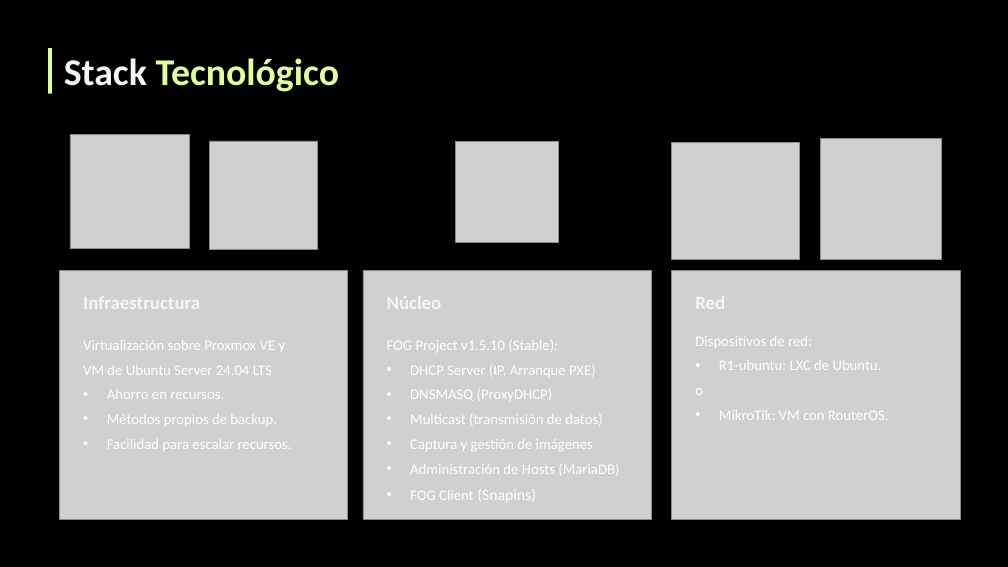
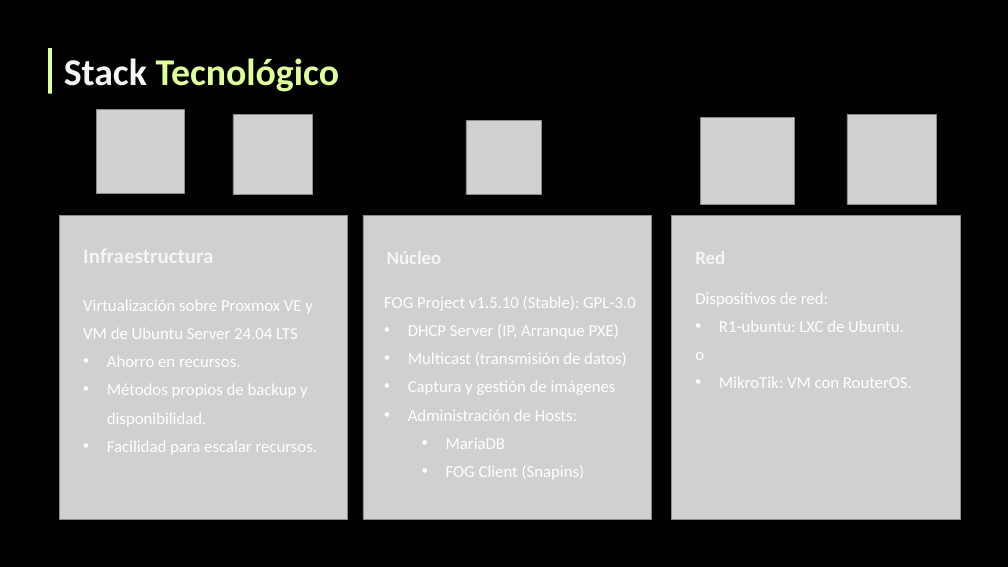
Before and after one commit to cristobal90palma/fog_project_2ASIR_2025-26, a slide deck: slide 4 of Documentación/Presentación.pptx. Drawn at 1008x567 pixels with LibreOffice and Linux fonts; fonts in the diff are those of the drawing; grey boxes stand for pictures. Boxes give left, top, right and bottom in pixels: in the first picture for what was removed or moved away, otherwise in the second. Text is boxed around its words. In the diff, an @@ line names an element or a change of style, - is before the commit and + after.

```diff
--- a/Documentación/Presentación.pptx
+++ b/Documentación/Presentación.pptx
@@ picture: place and size @@
-picture at (70,135,190,249)
+picture at (96,110,185,194)
@@ picture: place and size @@
-picture at (209,141,318,250)
+picture at (233,114,312,194)
@@ picture: place and size @@
-picture at (672,142,801,259)
+picture at (700,118,795,204)
@@ picture: place and size @@
-picture at (820,138,941,259)
+picture at (847,115,936,204)
@@ picture: place and size @@
-picture at (456,141,558,242)
+picture at (466,120,541,195)
@@ picture: place and size @@
-picture at (60,271,348,520)
+picture at (60,216,348,520)
@@ picture: place and size @@
-picture at (363,271,651,520)
+picture at (363,216,651,520)
@@ picture: place and size @@
-picture at (672,271,960,520)
+picture at (672,216,960,520)
@@ 3 texts: place and size @@
-3 texts at (83,291,725,314)
+3 texts at (83,244,725,270)
@@ text "Infraestructura" at (83,244,213,270): size 18 to 20 pt @@
@@ text "Virtualización sobre Proxmox VE y": place and size @@
-text "Virtualización sobre Proxmox VE y" at (83,340,292,449)
+text "Virtualización sobre Proxmox VE y" at (83,300,318,452)
@@ text at (384,297,636,310): text changed; size 14 to 16 pt @@
-FOG Project v1.5.10 (Stable):
+FOG Project v1.5.10 (Stable): GPL-3.0
@@ text "FOG Project v1.5.10 (Stable): GPL-3.0": place and size @@
-text "FOG Project v1.5.10 (Stable): GPL-3.0" at (387,340,619,502)
+text "FOG Project v1.5.10 (Stable): GPL-3.0" at (384,297,636,479)
@@ text "Dispositivos de red:": place and size @@
-text "Dispositivos de red:" at (695,336,889,420)
+text "Dispositivos de red:" at (695,293,912,388)
@@ text "Dispositivos de red:" at (695,293,912,388): size 14 to 16 pt @@
@@ text at (83,300,318,452): size 14 to 16 pt in "Virtualización sobre Proxmox VE y", "VM de Ubuntu Server 24.04 LTS", "Ahorro en recursos.", "Facilidad para escalar recursos." @@
@@ text at (408,324,627,479): size 14 to 16 pt in "DHCP Server (IP, Arranque PXE)", "Multicast (transmisión de datos)", "Captura y gestión de imágenes", "FOG Client"; size 15 to 16 pt in "(Snapins)"; list level 1 to 2 in "FOG Client (Snapins)" @@
@@ text at (107,384,308,424): text changed; size 14 to 16 pt @@
-• Métodos propios de backup.
+• Métodos propios de backup y disponibilidad.
@@ text at (410,389,553,400): paragraph removed @@
-• DNSMASQ (ProxyDHCP)
@@ text at (408,410,577,449): text changed; size 14 to 16 pt @@
-• Administración de Hosts (MariaDB)
+• Administración de Hosts:
+  • MariaDB
```
Also in this commit, not shown: 9 other slides changed, 1 slide added, 2 slides removed.
